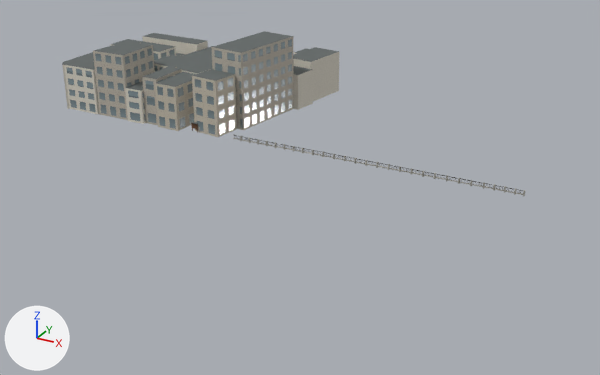
What one commit did to the glTF model experience/public/assets/neighborhoods/shijo-east/cells/cell-e010-n000/base.gltf.
Rendered twice from a 50 mm camera at (1141.4, -124.7, 64.4) aimed at (1063.3, 17.3, -6.6). Lighting does not change. The marker at lower left points along +X, +Y and +Z. The picture after the commit comes second. Vertices at exactly the same position are counted once.

In view in the first picture: 'cell-e010-n000_base_glass', 'cell-e010-n000_base_granite', 'cell-e010-n000_base_plaster', 'cell-e010-n000_base_roof', 'cell-e010-n000_base_stone', 'cell-e010-n000_base_tile-wall' and 2 more.
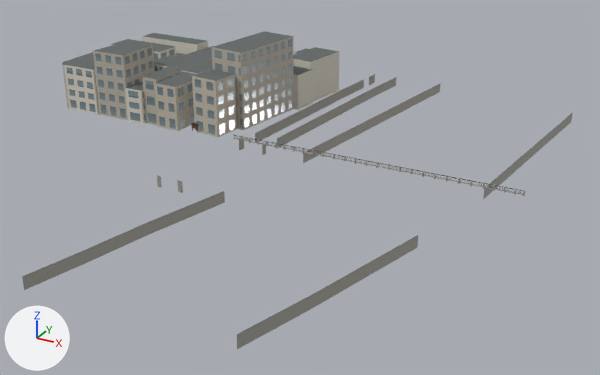
Changed parts and their boxes [x1, y1, x2, y2] in the pictures (600 x 375 px):
```json
{"object": "cell-e010-n000_base_granite", "change": "reshaped", "before": [198, 127, 526, 196], "after": [22, 74, 573, 349], "on screen": "68% wider, 294% taller"}
{"part": 1, "of": "me_cell_e010_n000_base_granite", "change": "added", "after": [22, 74, 573, 349]}
```

Edits to the scene script, one JSON object a line:
```json
{"block": "me_cell_e010_n000_base_granite", "where": "# used by ob_cell_e010_n000_base_granite; location = (0.0, 0.0, 0.0)"}
{"op": "remove", "block": "me_cell_e010_n000_base_granite", "code": "me_cell_e010_n000_base_granite.from_pydata(...)  # 362 vertices, 684 faces; spans x 1035.5..1109.5, y 20.2..21.3, z -0.1..1.4"}
{"op": "add", "block": "me_cell_e010_n000_base_granite", "code": "me_cell_e010_n000_base_granite.from_pydata(...)  # 430 vertices, 730 faces; spans x 1035.5..1109.5, y -46.7..83.8, z -2.5..1.4"}
{"block": "me_cell_e010_n000_base_granite", "change": "me_cell_e010_n000_base_granite part 1"}
{"block": "me_cell_e010_n000_base_granite", "change": "34 vertices are added at x 1042.7..1106.6, y -46.7..83.8, z -2.5"}
{"block": "me_cell_e010_n000_base_granite", "change": "34 new vertices lie (0.0, 0.0, 2.5) away from vertices in x 1042.7..1106.6, y -46.7..83.8, z -2.5"}
{"block": "me_cell_e010_n000_base_granite", "change": "46 new faces join them"}
```
